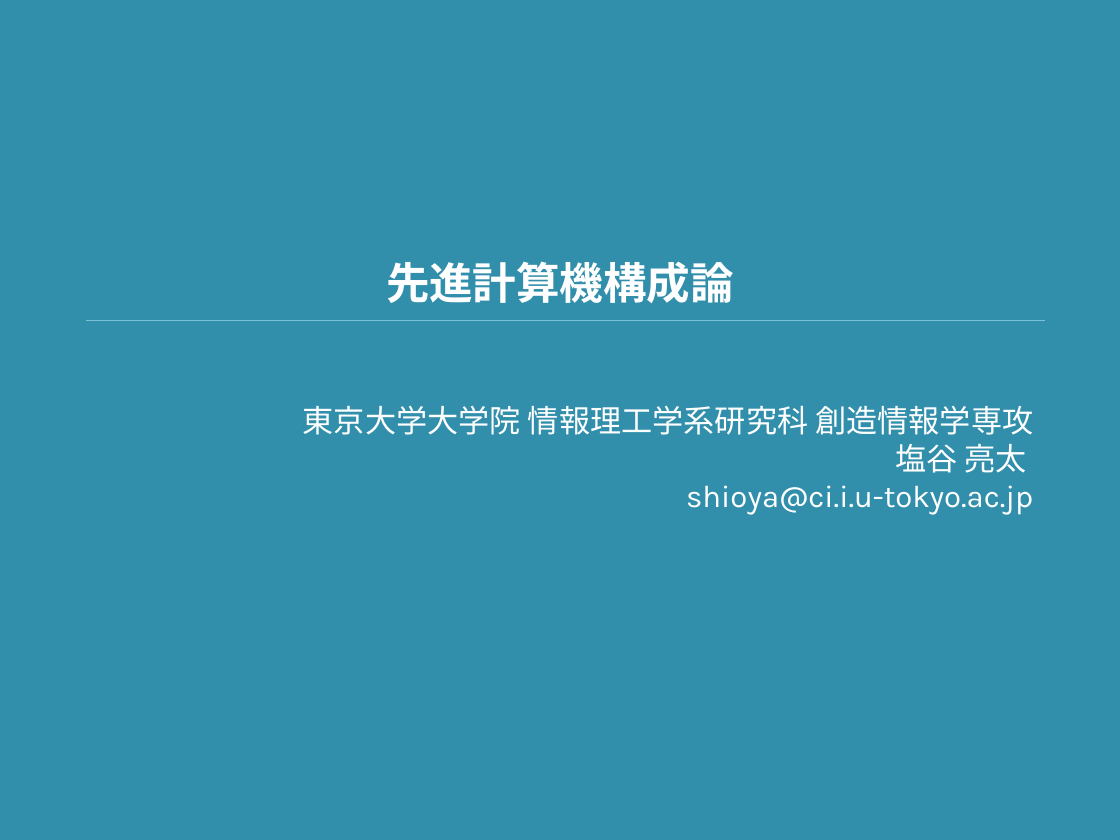
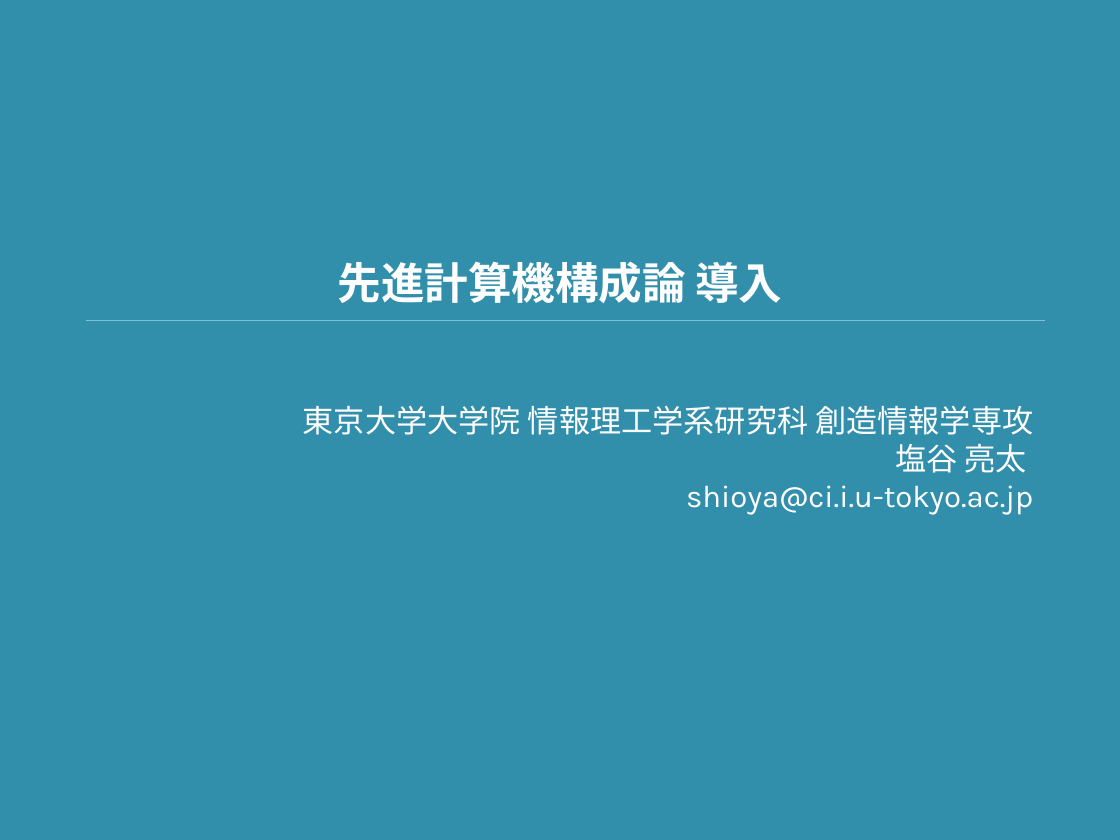
Before and after one commit to shioyadan/advanced-computer-organization, a slide deck: slide 1 of aco-shioya-00.pptx. Drawn at 1120x840 pixels with LibreOffice and Linux fonts; fonts in the diff are those of the drawing. Boxes give left, top, right and bottom in pixels: in the first picture for what was removed or moved away, otherwise in the second. Text is boxed around its words. In the diff, an @@ line names an element or a change of style, - is before the commit and + after.

```diff
--- a/aco-shioya-00.pptx
+++ b/aco-shioya-00.pptx
@@ title at (x1=338, y1=261, x2=782, y2=303): text changed @@
-先進計算機構成論
+先進計算機構成論 導入
```
Also in this commit, not shown: 10 other slides changed, 10 slides added, 1 slide removed, 1 other file.
